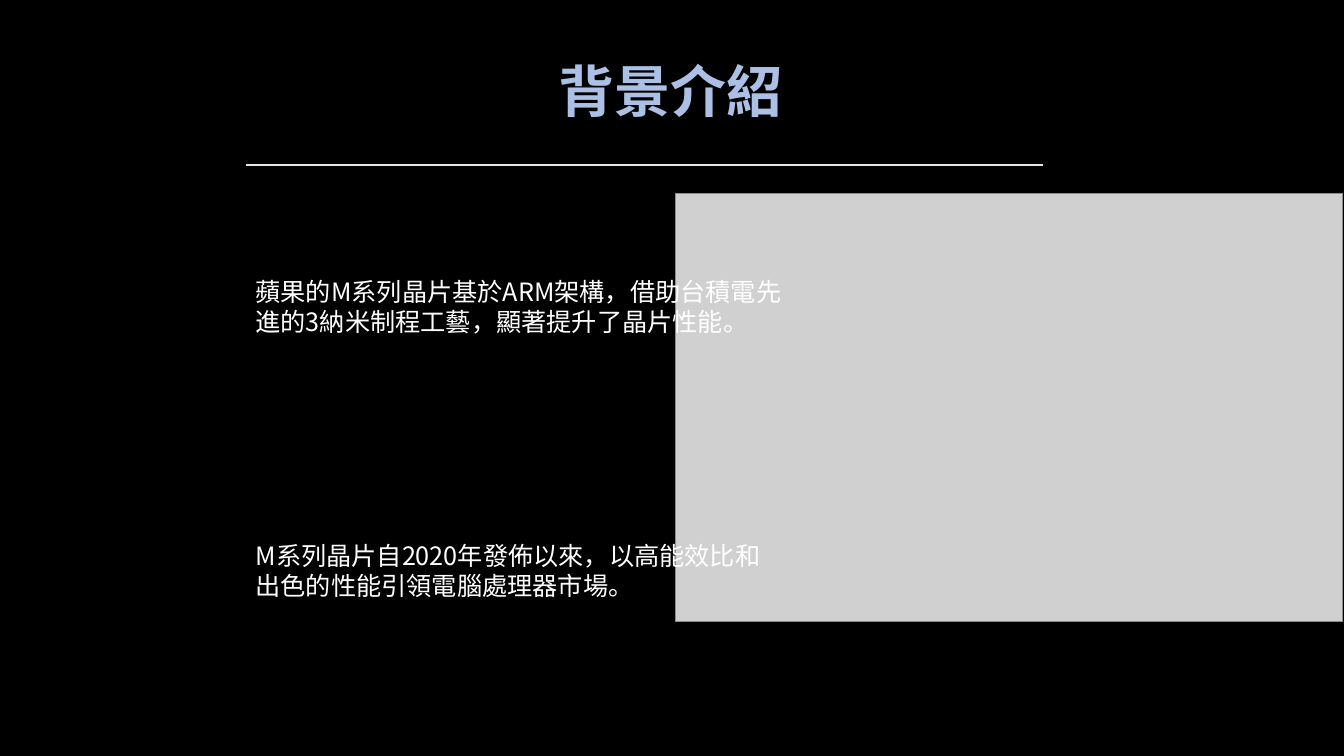
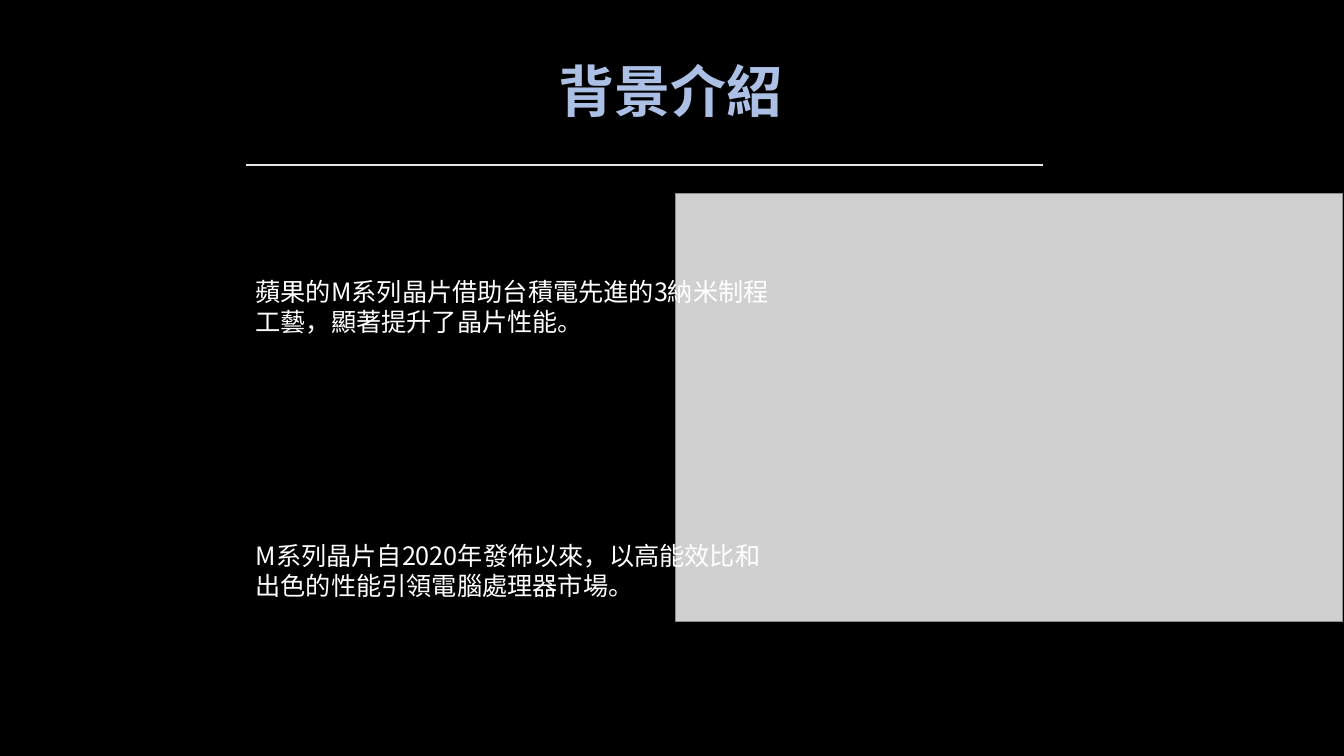
Before and after one commit to miaoyinnu/Apple, a slide deck: slide 4 of Apple.pptx. Drawn at 1344x756 pixels with LibreOffice and Linux fonts; fonts in the diff are those of the drawing; grey boxes stand for pictures. Boxes give left, top, right and bottom in pixels: in the first picture for what was removed or moved away, otherwise in the second. Text is boxed around its words. In the diff, an @@ line names an element or a change of style, - is before the commit and + after.

```diff
--- a/Apple.pptx
+++ b/Apple.pptx
@@ text at <box>256,275,769,334</box>: text changed @@
-蘋果的M系列晶片基於ARM架構，借助台積電先進的3納米制程工藝，顯著提升了晶片性能。
+蘋果的M系列晶片借助台積電先進的3納米制程工藝，顯著提升了晶片性能。
```
Also in this commit, not shown: 1 other slide changed, 2 slides added.
